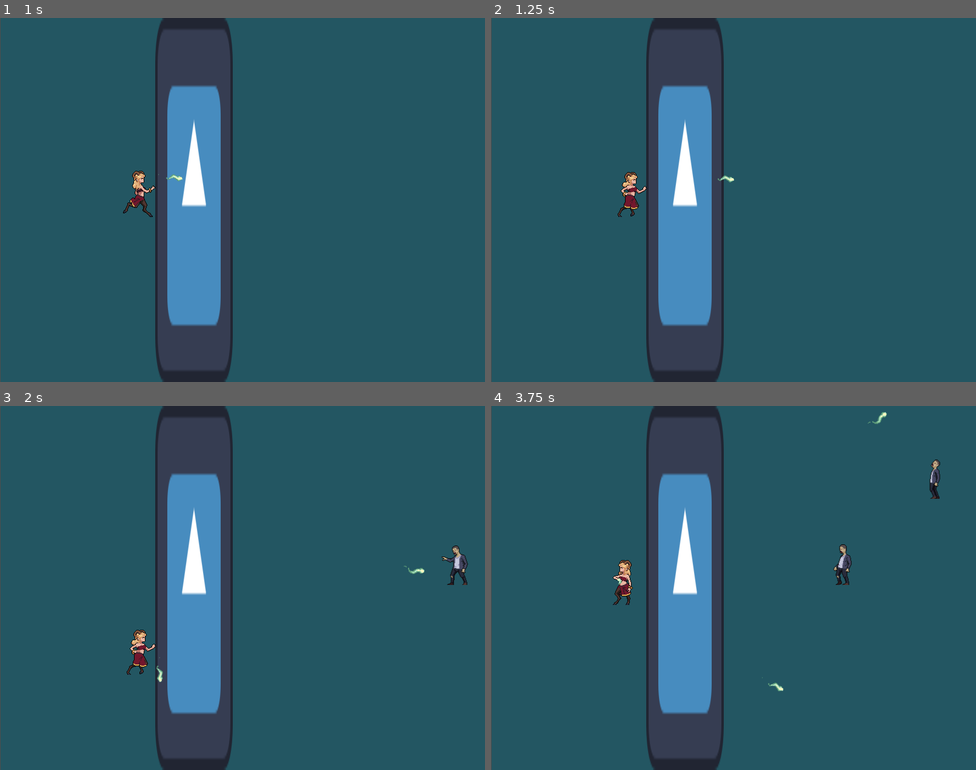
Above: before the commit, frames 1-4 (two rows, left to right).
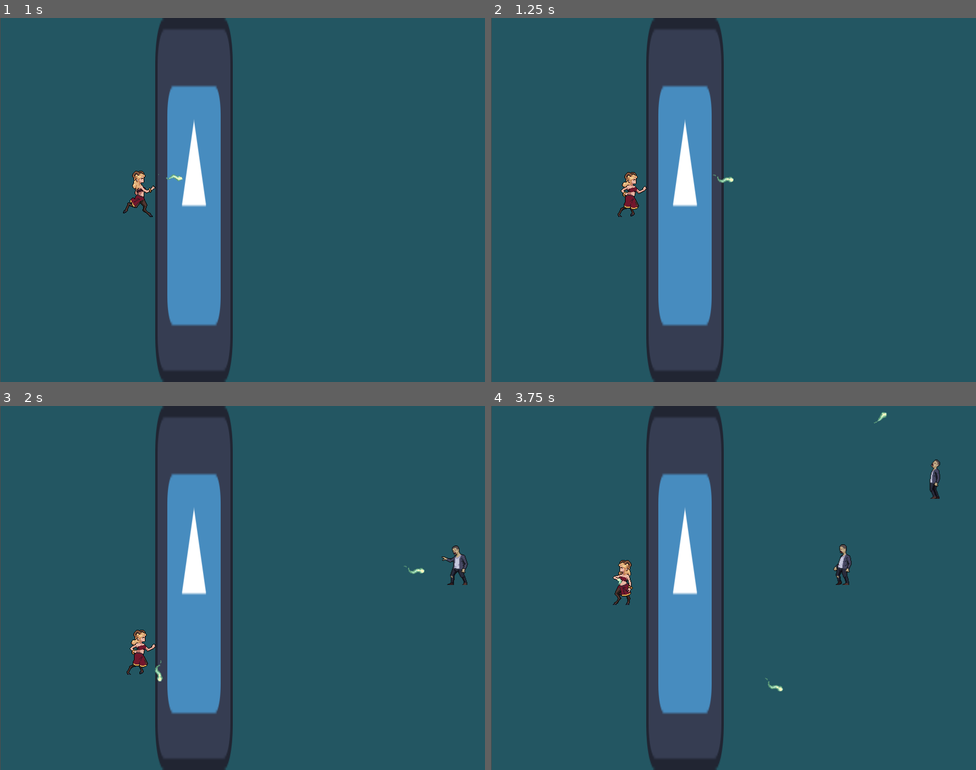
Above: after the commit, the same moments.

Repository: arko-poet/godot-games
Game: Godot game, scene res://main.tscn
Two runs of this game, one before a commit and one after it. Both use one fixed random seed, a clock stepped at 60 frames per second and the inputs below. The engine's default icon, where the game draws it, is replaced by a stand-in: a white triangle on a blue panel in a dark square.
Inputs (mouse positions are in pixels of both pictures, inside the frame that each line leads up to):
- Up to frame 1 (1 s): move the mouse to (349, 181) at 0.52 s; hold D (move_right) from 0.53 s (still down); click (349, 181) at 0.6 s
- Up to frame 2 (1.25 s): keep holding D (move_right)
- Up to frame 3 (2 s): move the mouse to (145, 606) at 1.27 s; release D (move_right) at 1.28 s; hold S (move_down) from 1.28 s (still down); click (145, 606) at 1.35 s
- Up to frame 4 (3.75 s): move the mouse to (782, 507) at 2.02 s; release S (move_down) at 2.03 s; hold D (move_right) 2.03-2.78 s; click (782, 507) at 2.1 s; move the mouse to (709, 660) at 2.77 s; hold W (move_up) 2.78-3.53 s; click (709, 660) at 2.85 s; move the mouse to (879, 642) at 3.52 s; hold A (move_left) from 3.53 s (still down); click (879, 642) at 3.6 s

Frame 1 is identical in both runs. In frame 2, less than 0.1% of the frame differs, in the area x 45-51%, y 43-46%; in frame 3, less than 0.1%; in frame 4, less than 0.1%, in the area x 55-82%, y 1-79%.

Commit message:
feat: projectile collision with enemies

Diff:
--- a/last_stand/projectile.gd
+++ b/last_stand/projectile.gd
@@ -2,6 +2,7 @@
 
 
 const SPEED := 400
+
 var direction : Vector2
 
 
@@ -13,3 +14,9 @@
 # Called every frame. 'delta' is the elapsed time since the previous frame.
 func _physics_process(delta: float) -> void:
 	position += direction * SPEED * delta
+
+
+func _on_body_entered(_body: Node2D) -> void:
+	direction = Vector2.ZERO
+	$Sprite.animation = "explode"
+	$Sprite.animation_finished.connect(queue_free)
--- a/last_stand/projectile.tscn
+++ b/last_stand/projectile.tscn
@@ -98,8 +98,10 @@
 sprite_frames = SubResource("SpriteFrames_48ys4")
 animation = &"fly"
 autoplay = "fly"
-frame_progress = 0.75481147
+frame_progress = 0.3408048
 
 [node name="Collision" type="CollisionShape2D" parent="." unique_id=765030855]
 position = Vector2(40, 0)
 shape = SubResource("RectangleShape2D_guifb")
+
+[connection signal="body_entered" from="." to="." method="_on_body_entered"]
